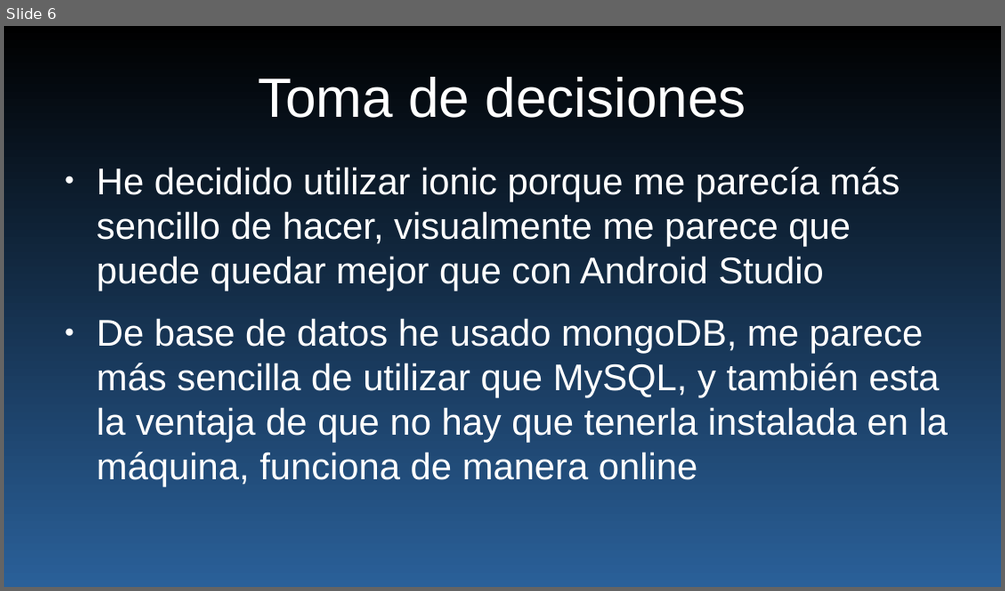
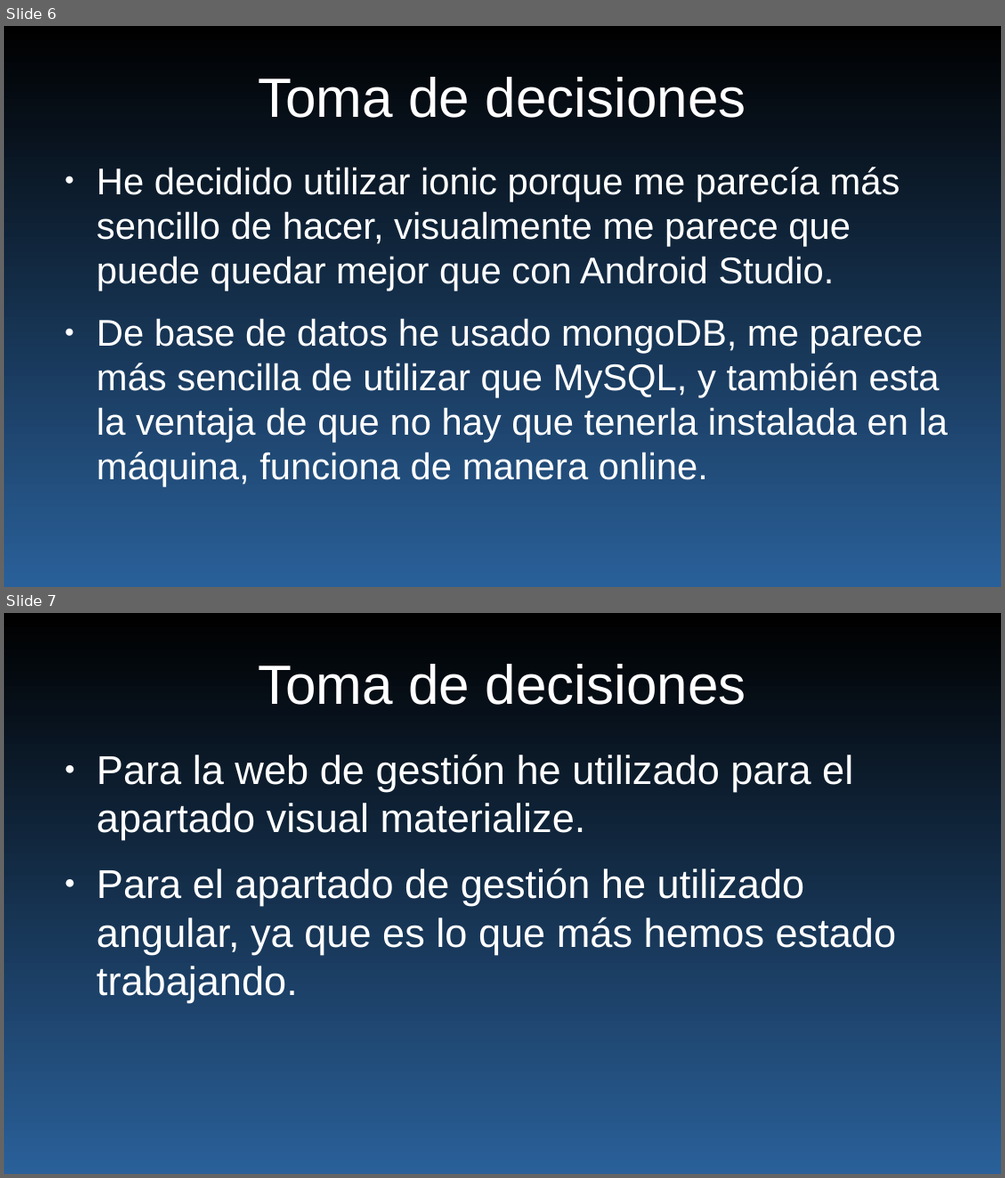
Before and after one commit to DavidAquos/TrabajoFinal, a slide deck: Presentación proyecto final.odp. Shown one above the other, each under a label of ours: slide 6 before the commit, slides 6 and 7 after it. The pictures are 1005x591 and 1005x1178 pixels, drawn with LibreOffice and Linux fonts; fonts in the diff are those of the drawing. Boxes give left, top, right and bottom in pixels: in the first picture for what was removed or moved away, otherwise in the second. Text is boxed around its words. In the diff, an @@ line names an element or a change of style, - is before the commit and + after.

Commit message:
Cupones medio funcionando

```diff
--- a/Presentación proyecto final.odp
+++ b/Presentación proyecto final.odp
@@ slide 7 added at [4, 613, 1001, 1174], background gradient #000000 to #2A6099 @@
@@ title added at [258, 664, 745, 705], 44 pt, text #FFFFFF @@
+Toma de decisiones
@@ text added at [97, 754, 897, 1002], 32 pt, text #FFFFFF @@
+● Para la web de gestión he utilizado para el apartado visual materialize.
+● Para el apartado de gestión he utilizado angular, ya que es lo que más hemos estado trabajando.
@@ slide 6 changed as well @@
@@ text at [97, 167, 947, 487]: text changed @@
-● He decidido utilizar ionic porque me parecía más sencillo de hacer, visualmente me parece que puede quedar mejor que con Android Studio
-● De base de datos he usado mongoDB, me parece más sencilla de utilizar que MySQL, y también esta la ventaja de que no hay que tenerla instalada en la máquina, funciona de manera online
+● He decidido utilizar ionic porque me parecía más sencillo de hacer, visualmente me parece que puede quedar mejor que con Android Studio.
+● De base de datos he usado mongoDB, me parece más sencilla de utilizar que MySQL, y también esta la ventaja de que no hay que tenerla instalada en la máquina, funciona de manera online.
```
Also in this commit, not shown: 5 other slides changed, 17 other files.
